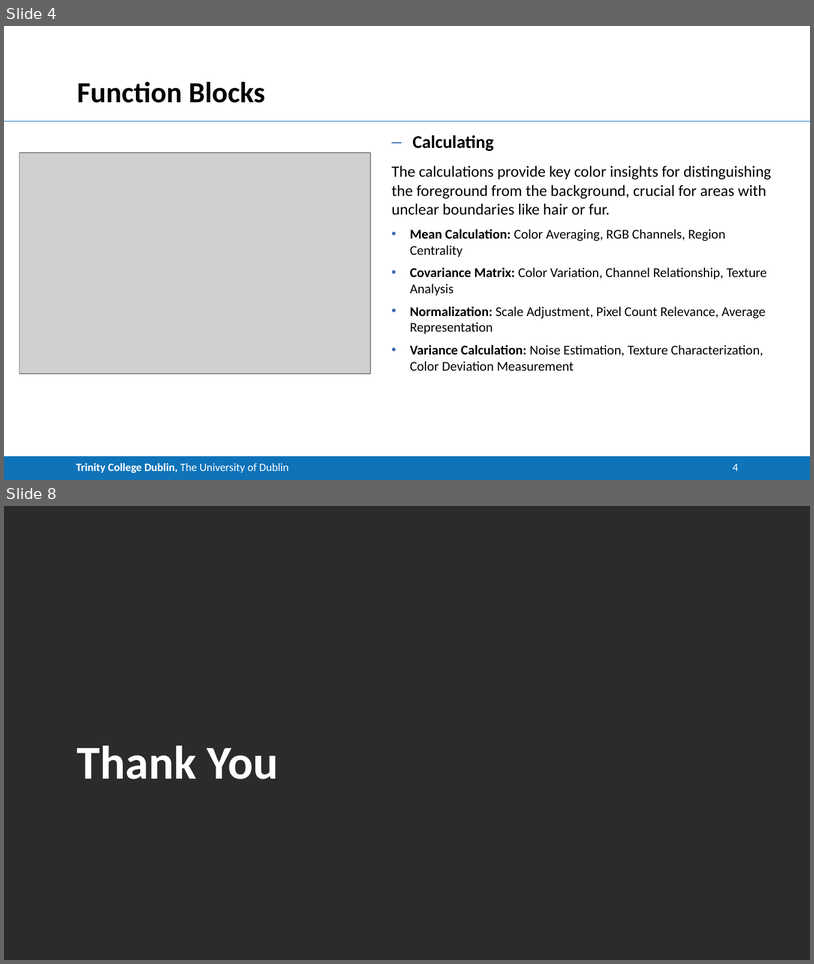
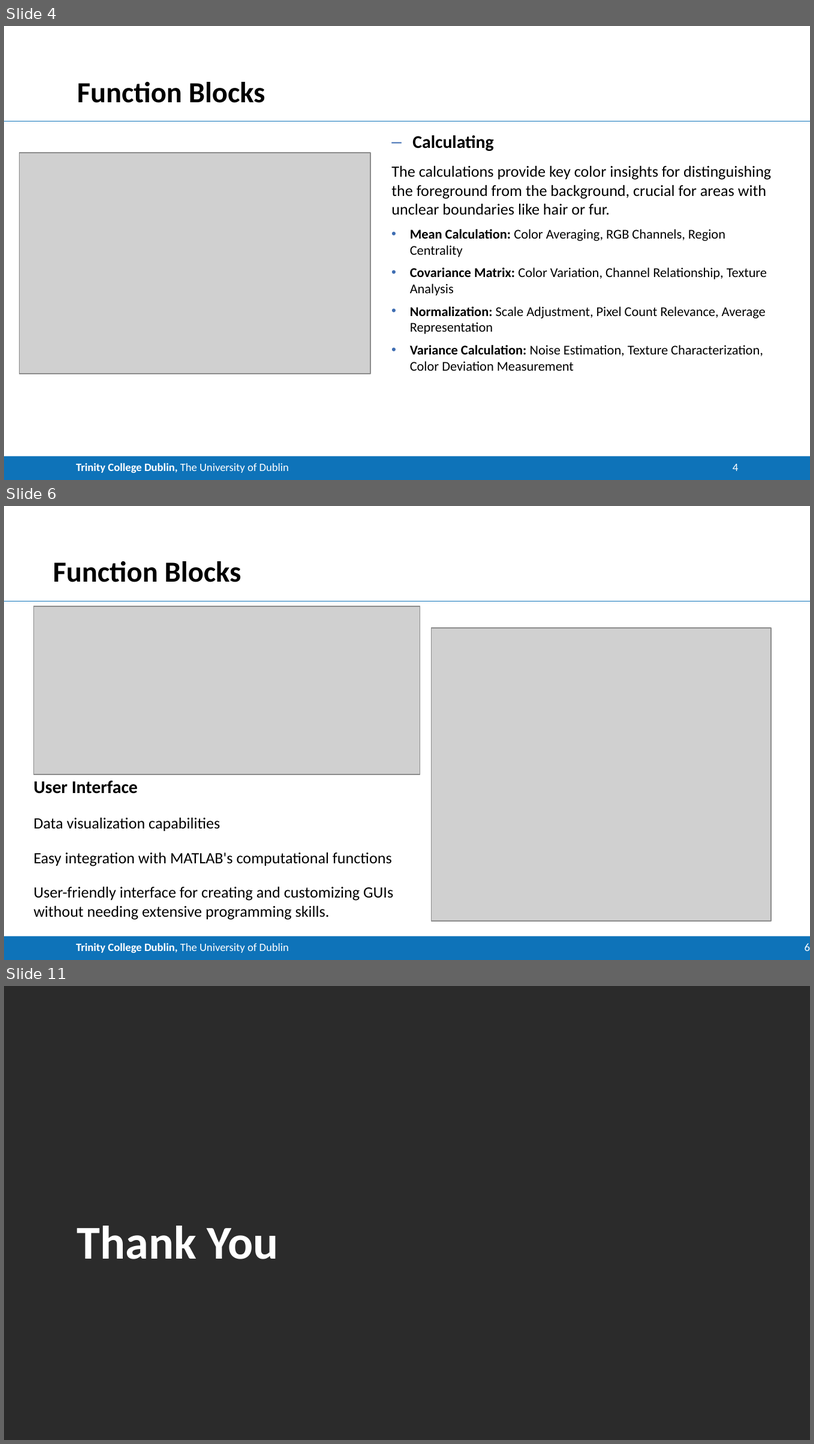
Before and after one commit to CNStanLee/CM_Matting, a slide deck: 002Matlab Project/Project.pptx. Shown one above the other, each under a label of ours: slides 4 and 8 before the commit, slides 4, 6 and 11 after it; the slides between them are not shown. The pictures are 814x964 and 814x1444 pixels, drawn with LibreOffice and Linux fonts; fonts in the diff are those of the drawing; grey boxes stand for pictures; background and template pictures are left out; a plain dark background stands for a picture behind light text. Boxes give left, top, right and bottom in pixels: in the first picture for what was removed or moved away, otherwise in the second. Text is boxed around its words. In the diff, an @@ line names an element or a change of style, - is before the commit and + after.

```diff
--- a/002Matlab Project/Project.pptx
+++ b/002Matlab Project/Project.pptx
@@ slide 6 added at [4, 506, 810, 960], background #FFFFFF; not listed: 2 template elements that a slide beside it also shows @@
@@ title added at [53, 561, 242, 582], 26 pt, text #000000, bold @@
+Function Blocks
@@ picture added at [34, 606, 421, 774] @@
@@ picture added at [431, 628, 771, 921] @@
@@ text added at [33, 780, 393, 919], 14 pt, text #000000 @@
+User Interface
+Data visualization capabilities
+Easy integration with MATLAB's computational functions
+User-friendly interface for creating and customizing GUIs without needing extensive programming skills.
@@ page number added at [805, 943, 810, 951], 10 pt, text #FFFFFF @@
+6
@@ what was slide 8 is now slide 11 @@
```
Also in this commit, not shown: 1 slide changed, 4 other slides added, 2 slides removed, 3 other files.
